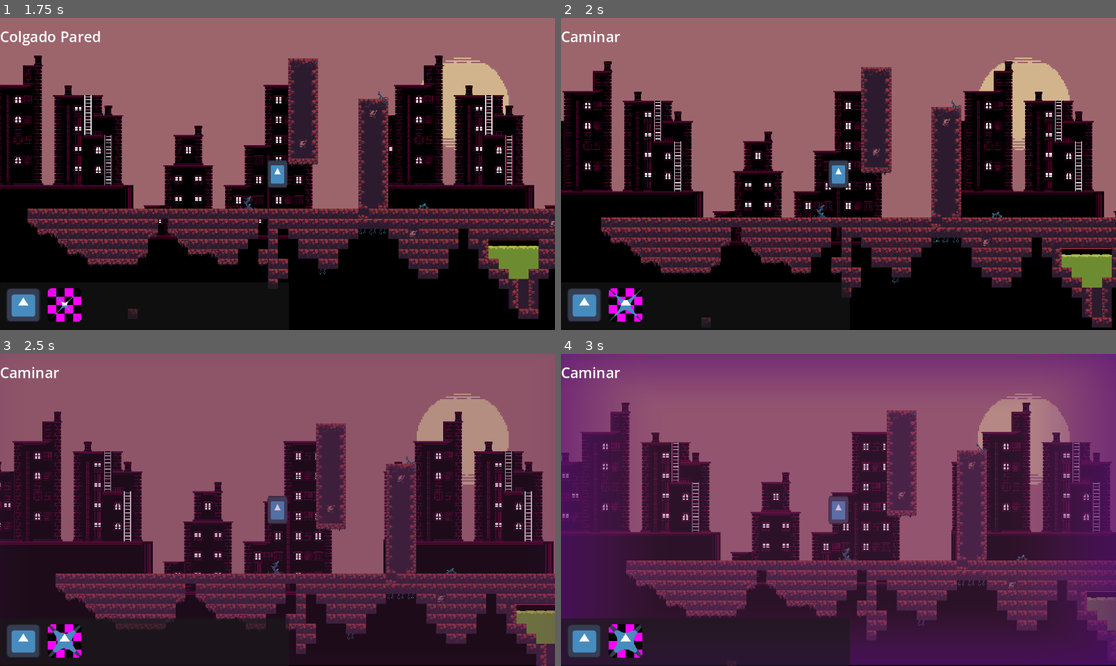
Above: before the commit, frames 1-4 (two rows, left to right).
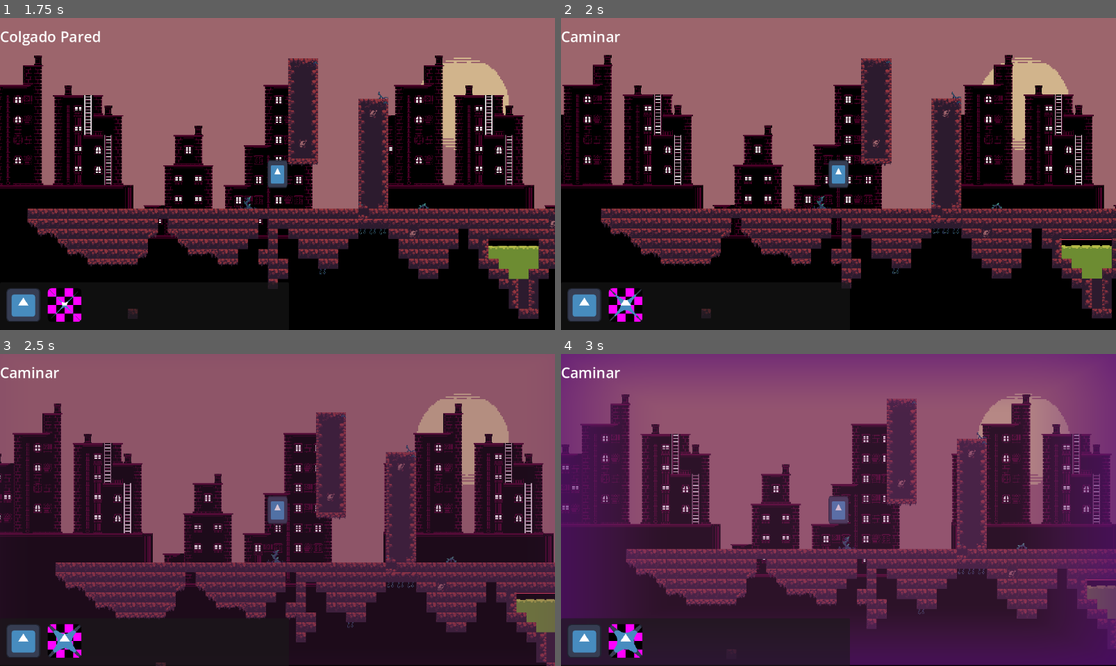
Above: after the commit, the same moments.

Repository: Proyecto-Carpincho/Proyecto-Carpincho
Game: Godot game, scene res://Scenes/main.tscn
The game is run twice, just before and just after one commit, with the same random seed, the same clock (stepped at 60 frames per second) and the same inputs. The engine's default icon, where the game draws it, is replaced by a stand-in: a white triangle on a blue panel in a dark square.
Inputs (mouse positions are in pixels of both pictures, inside the frame that each line leads up to):
- Up to frame 1 (1.75 s): move the mouse to (399, 158) at 0.52 s; hold Space (Jump) 0.53-1.28 s; hold D (Move Right) from 0.53 s (still down); right-click (399, 158) at 0.6 s; move the mouse to (166, 189) at 1.27 s; tap Space (Jump) at 1.35, 1.52 s; right-click (166, 189) at 1.55 s
- Up to frame 2 (2 s): keep holding D (Move Right); tap Space (Jump) at 1.82 s
- Up to frame 3 (2.5 s): move the mouse to (333, 441) at 2.02 s; release D (Move Right) at 2.03 s; hold A (Move Left) from 2.03 s (still down); hold Space (Jump) from 2.03 s (still down); tap Ctrl (Bullet Time) at 2.1 s
- Up to frame 4 (3 s): move the mouse to (810, 572) at 2.77 s; release A (Move Left) at 2.78 s; release Space (Jump) at 2.78 s; hold D (Move Right) from 2.78 s (still down); right-click (810, 572) at 2.85 s

Frame 1 is identical in both runs. In frame 2, 20% of the frame differs, in the area x 0-100%, y 11-100%; in frame 3, 20%, in the area x 0-100%, y 15-100%; in frame 4, 18%.

Commit message:
Mas Comentarios y Micro Mejoras
Es lo ultimo que publico hoy probablemente, tengo hacer unos cambios en la funcion wallJump pero me da lala asi que eso

Diff:
--- a/Scenes/Habilidades Modulares/Dash.gd
+++ b/Scenes/Habilidades Modulares/Dash.gd
@@ -1,4 +1,12 @@
 extends Node2D
+
+
+"""
+Nodo Dash:
+	Funcion:
+		Es el Intermediario entre la maquina de estados del Dash y La maquina de estados central o otras
+		hago esto por seguridad y tener un camino donde se quien, que y como hacen cosas en la maquina de estados Dash.
+		A y tambien para que la maquina de dash interactue con Player o otros"""
 
 @export var DashNode:StateMachine
 @export var Player:CharacterBody2D
--- a/Scripts/Jugador/Estados Basicos Jugador.gd
+++ b/Scripts/Jugador/Estados Basicos Jugador.gd
@@ -1,18 +1,46 @@
 extends StateMachine
 
+
+"""
+	Estados Basicos Jugador:
+		#Funcion:
+			Ser los la maquina de estado principal del jugador
+		#Notas:
+			Aun esta en proceso asi que no es del todo entendible su funcionamiento
+			(especialmente en nombres de funciones y variables).
+			Voy poco a poco mejorando eso
+			tiene 248 lineas 👀 siempre llego a casi las 300 por alguna razon (Te estoy viendo Cinematic Player)"""
+
+#region Variables
 @export var Player:CharacterBody2D=get_parent()
+##Nodo padre de la escena Dash
 @export var DashNode:Node2D
 
+var CountJump:int
+var inWall:bool
+var Cooldown:bool=true
+var Jumping:bool
+var ExtraJump:bool
+var IsInCoyoteTime:bool
+var a:bool #Buen nombre eh
+var wallDirection:int
+var InFloor:bool
+
+
+#region Timers
 @onready var TimerBulletTime:Timer = Player.get_node("Cooldown Bullet Time")
 @onready var TimerCoyote:Timer = Player.get_node("Timer Coyote")
+#endregion
+#endregion Variables
+
+
 func _ready() -> void:
 	SetActualState("Quieto")
 
 func _physics_process(delta: float) -> void:
 	ExecutePhysics(delta)
 
-var CountJump:int
-var inWall:bool
+
 func _PhysicsMatch(delta:float,State:String) -> void:
 	Ui.SetState(State)
 	if State in ["Correr","Quieto","Caminar"]:
@@ -105,16 +133,20 @@
 
 
 	#Gravedad
-	if not Player.is_on_floor() and not EnDash and TimerCoyote.is_stopped():
+	#este if actua cuando no esta en el piso, no tiene coyote time y ademas no esta Dasheando
+	if (not Player.is_on_floor() and TimerCoyote.is_stopped()) and not EnDash:
 		var multiplyGravity:float= 1 if not inWall else Player.gravityMultiplyWall
-		if Player.velocity.y < Player.maxGravity * multiplyGravity or State=="Deslizarse Pared":
+
+		if Player.velocity.y < (Player.maxGravity * multiplyGravity) or State=="Deslizarse Pared":
 			Player.velocity.y += Player.gravity * multiplyGravity * delta
 		else:
 			Player.velocity.y = Player.maxGravity * multiplyGravity
 
+	#estado para morir
 	if Player.life == 0:
+		#Aun no tiene nada por que no tenemos interfaz aun para poner algo como "te moriste we"
 		SetActualState("Muerte")
-	#lo pongo aca por que x
+	#region Bullet time
 	if Input.is_action_just_pressed("Bullet Time") and Cooldown and Player.buTimeIsActive:
 		Cooldown = false
 		EfectosVisuales.RelentizarTiempo(0.3)
@@ -126,19 +158,19 @@
 		TimerBulletTime.wait_time = Player.Cooldown
 		TimerBulletTime.start()
 		Ui.RecargaBulletTime(Player.Cooldown)
-
+	#endregion Bullet time
+
+	#Input Dash
 	if Input.is_action_just_pressed("Dash")and(DashNode.ActualState.find("Dash") == -1):
+		#dato importante uso al nodo que es padre del state machine como intermediario.
+		#Ya que como es una escena distinta no puedo acceder a sus nodos hijos (bueno si puedo pero no debo)
 		DashNode.InicioEstado = true
 		DashNode.SetEstadoActual("Dash")
 	CoyoteTime()
 	Player.move_and_slide()
 	#endregion
 
-var Cooldown:bool=true
-
-var Jumping:bool
-var ExtraJump:bool
-var boolJump:bool
+
 func InputToWall():
 	if not Player.is_on_floor() and Player.isOnWall():
 		Player.velocity.y=0
@@ -146,19 +178,18 @@
 	if Player.isOnWall() and Player.inputWall() != 0:
 		SetActualState("Deslizarse Pared")
 
-var a
+
 func jump(Multiply:float=1.0)->void:
 	if Player.is_on_floor():
 		a = true
 	if Player.inputJump():
-		if Player.is_on_floor() or (boolJump and a):
+		if Player.is_on_floor() or (IsInCoyoteTime and a):
 			a = false
 			CountJump=Player.extraJump
 			Jumping=true
-			boolJump=true
-			if boolJump:
-				Player.velocity.y = 0
-				boolJump = false
+			if IsInCoyoteTime:
+				Player.velocity.y = 0
+				IsInCoyoteTime = false
 				TimerCoyote.stop()
 		elif CountJump!=0:
 			if Player.velocity.y < 0:
@@ -169,6 +200,8 @@
 			ExtraJump=true
 	if Player.is_on_floor():
 		CountJump=Player.extraJump
+
+	#el input y el salto estan en partes distintas para hacer que el jugador pueda nivelar la fuerza del salto hasta un maximo
 	if Jumping:
 		if not ExtraJump:
 			Player.velocity.y+=Player.velocityJump*Multiply* 0.25
@@ -178,7 +211,7 @@
 			ExtraJump=false
 			Player.velocity.y=Player.velocityJump*Multiply* Player.extraJumpBoost
 
-var wallDirection:int
+
 func wallJump()->void:
 	##hay un bug donde cuando se pone una posicion muy justa y saltas estando en el estado "quieto" salta y la variable Jumping hace cosas raras y se pone a volar
 	if Player.inputJump():
@@ -192,7 +225,7 @@
 			wallDirection=Player.getShapeDireccion()
 		Player.setShapeRotation(-1 * wallDirection)
 		if not Player.isOnWall():
-			Player.velocity.y+=Player.velocityJump* 0.8
+			Player.velocity.y+=Player.wallJumpVelocity
 			Player.velocity.x=-1 * wallDirection * Player.runVelocity * 1.5
 
 	else:
@@ -201,20 +234,15 @@
 func _on_bullet_time_timeout() -> void:
 	Cooldown = true
 
-var Enpiso:bool
 func CoyoteTime():
 	if Player.is_on_floor():
 		TimerCoyote.stop()
-		Enpiso = true
-		boolJump = false
-	elif TimerCoyote.is_stopped() and Enpiso:
+		InFloor = true
+		IsInCoyoteTime = false
+	elif TimerCoyote.is_stopped() and InFloor:
 		TimerCoyote.start()
-		Enpiso =false
-		boolJump = true
-
-
-
+		InFloor =false
+		IsInCoyoteTime = true
 
 func _on_timer_coyote_timeout() -> void:
-	boolJump = false
-	pass # Replace with function body.
+	IsInCoyoteTime = false
--- a/Scripts/Jugador/Habilidades Modulares/Dash/Estado Dash.gd
+++ b/Scripts/Jugador/Habilidades Modulares/Dash/Estado Dash.gd
@@ -16,6 +16,7 @@
 var InicioEstado:bool
 var PrimerFrameEnDash:bool
 var TiempoDeRecarga:float
+
 func _PhysicsMatch(delta:float,State:String) -> void:
 	match State:
 		"Dash":
--- a/Scripts/Jugador/player.gd
+++ b/Scripts/Jugador/player.gd
@@ -25,6 +25,7 @@
 
 @export_group("Wall")
 @export var wallVelocity:float
+@export var wallJumpVelocity:float
 
 @export_group("Bullet Time")
 @export var buTimeIsActive:bool
Not shown, changed: addons/State Machine Ultimate/StMachine Ultimate.gd
